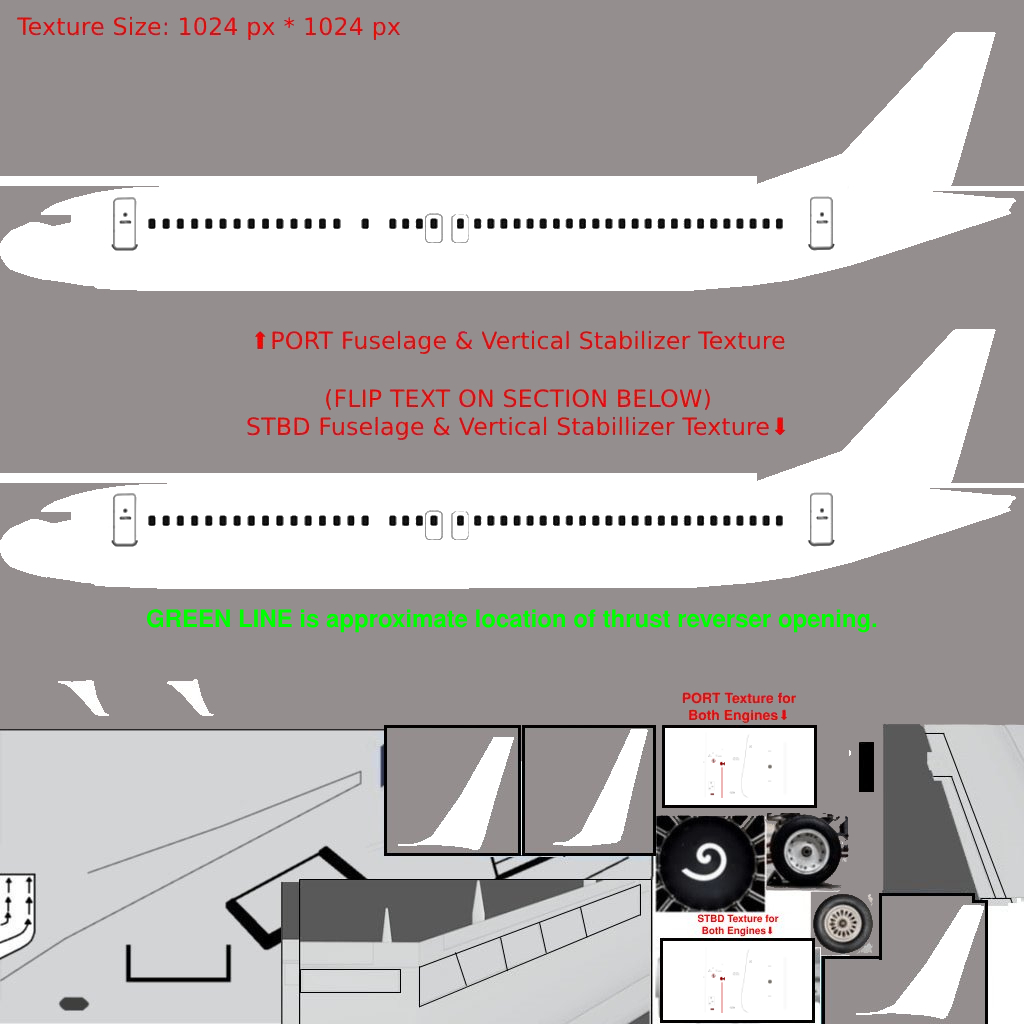
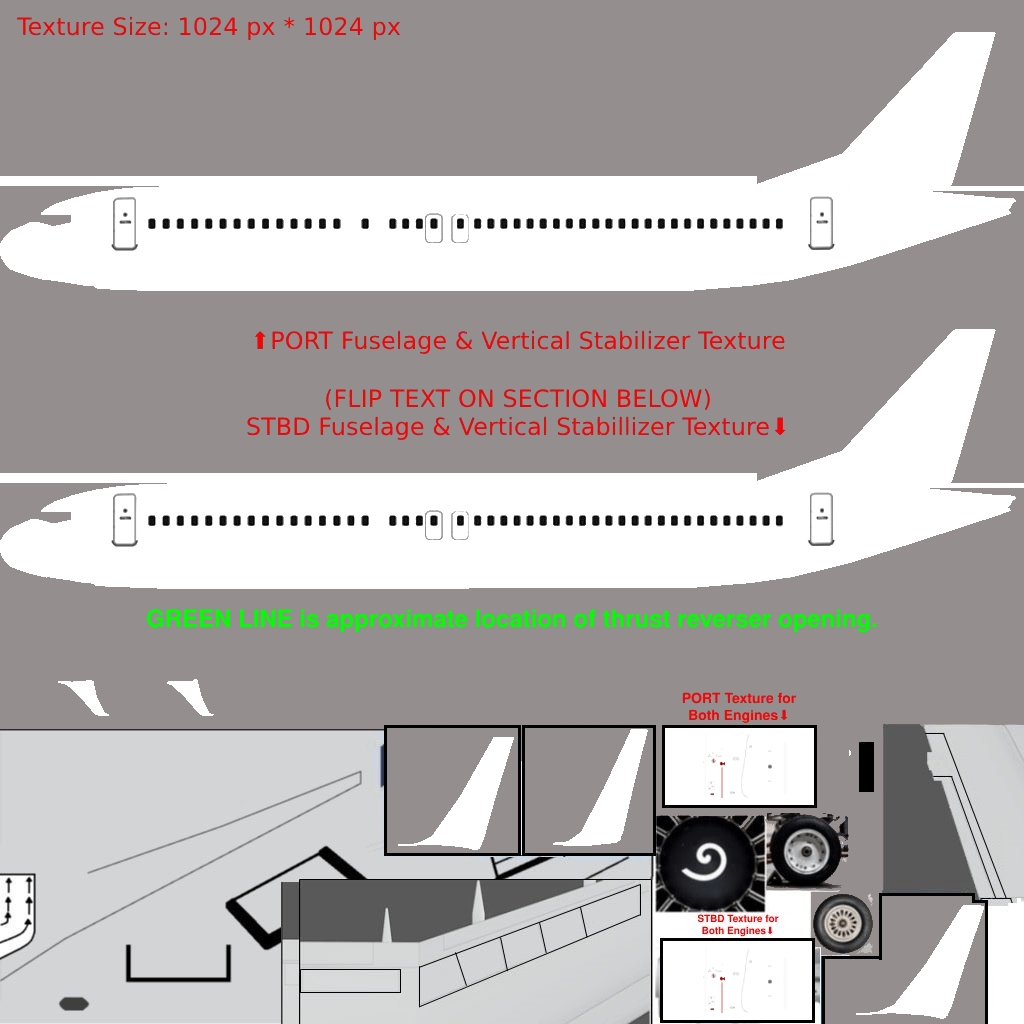
Layer changes from the first w=1024, h=1024 image to the second:
painted on "PASSENGER_CONFIG" over (136, 201, 819, 547)